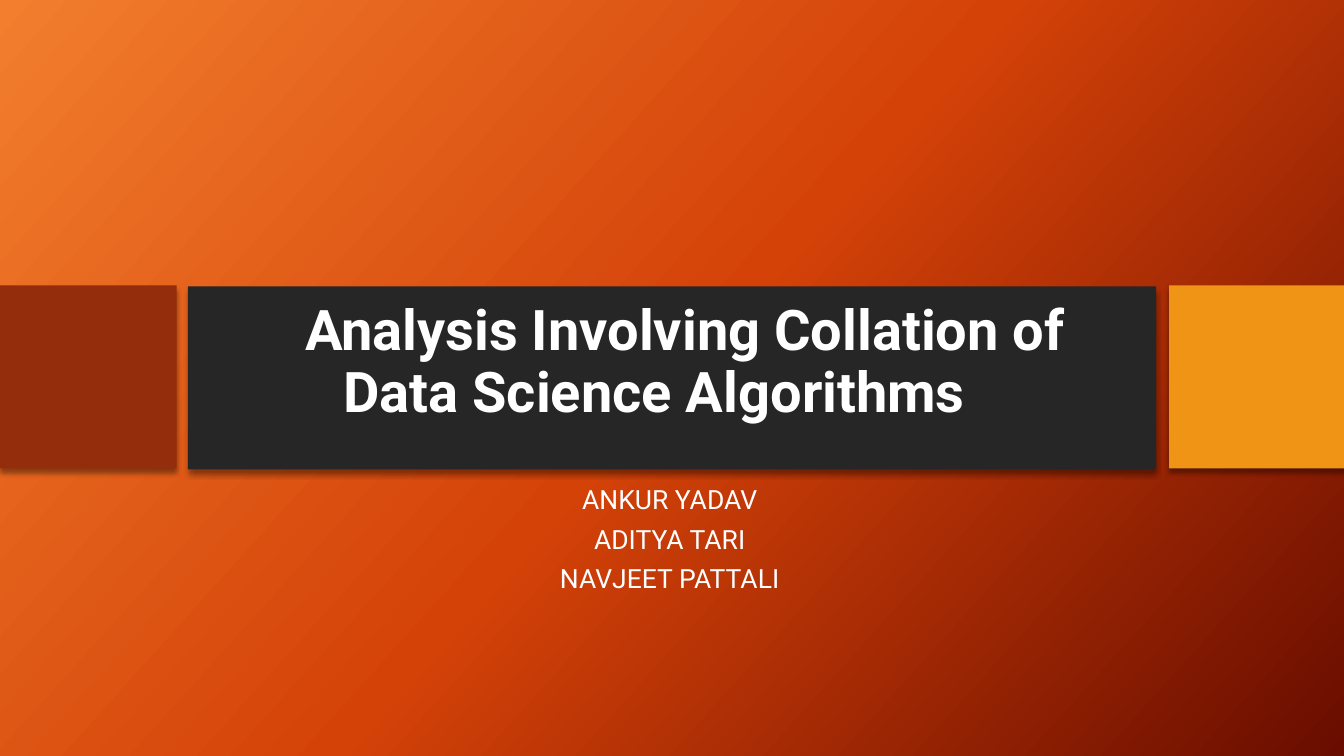
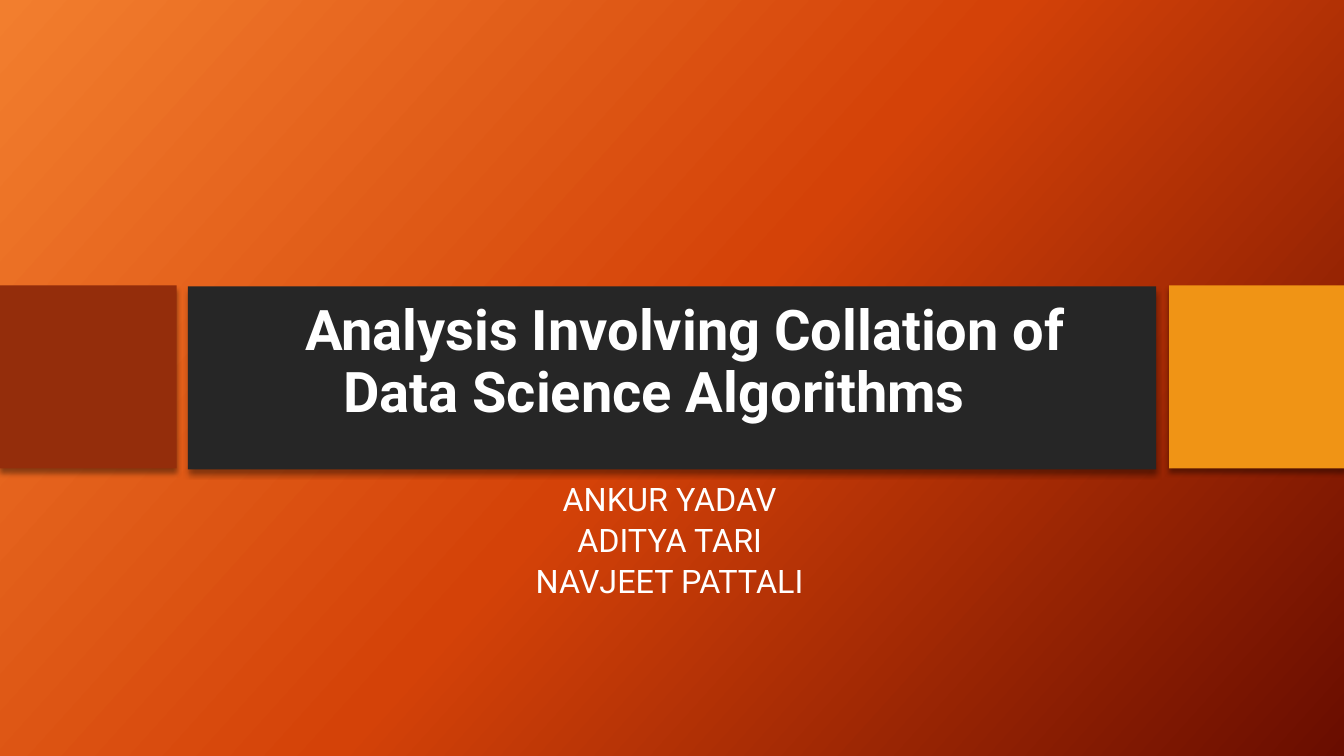
Before and after one commit to ItProject1920/data-science-project, a slide deck: slide 1 of Project Review FINAL.pptx. Drawn at 1344x756 pixels with LibreOffice and Linux fonts; fonts in the diff are those of the drawing; background and template pictures are left out. Boxes give left, top, right and bottom in pixels: in the first picture for what was removed or moved away, otherwise in the second. Text is boxed around its words. In the diff, an @@ line names an element or a change of style, - is before the commit and + after.

```diff
--- a/Project Review FINAL.pptx
+++ b/Project Review FINAL.pptx
@@ subtitle "ANKUR YADAV" at (536, 488, 803, 594): size 18.9 to 23.1 pt; line spacing 0.8 to 0.7 @@
```
Also in this commit, not shown: 3 other slides changed.
